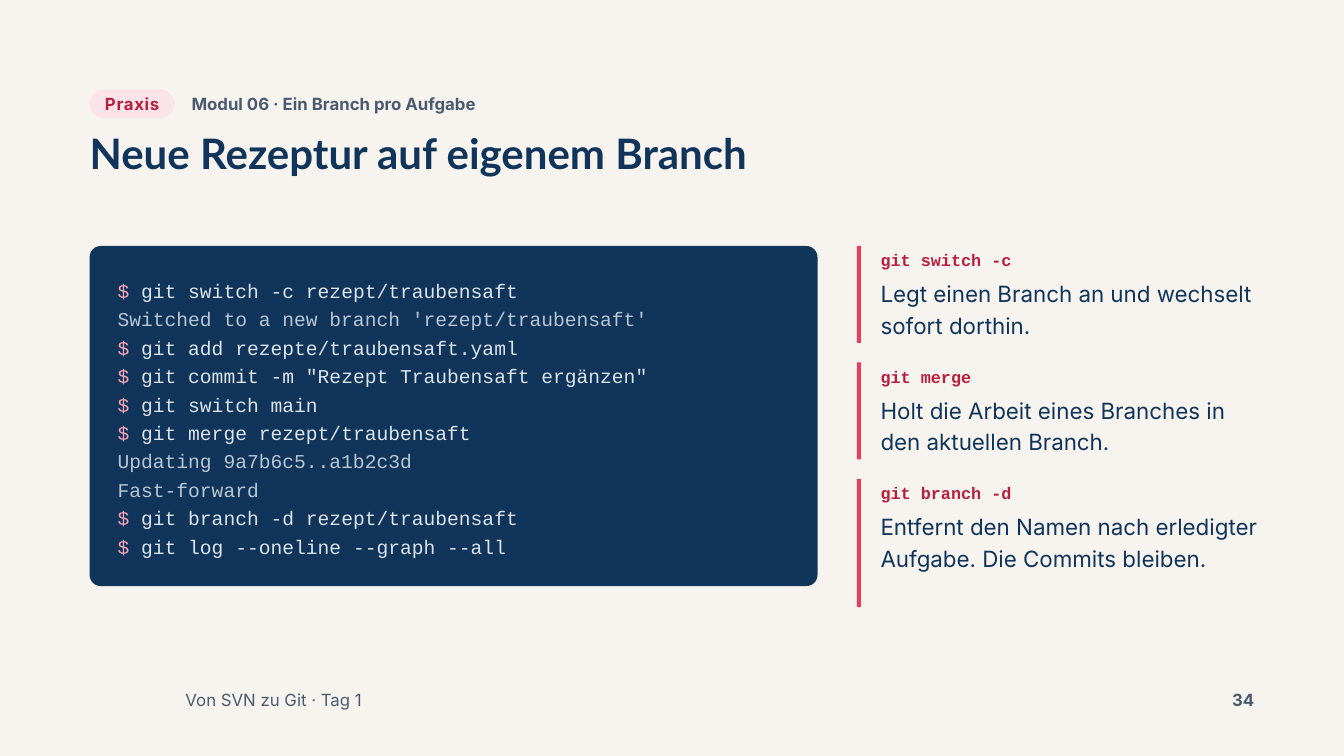
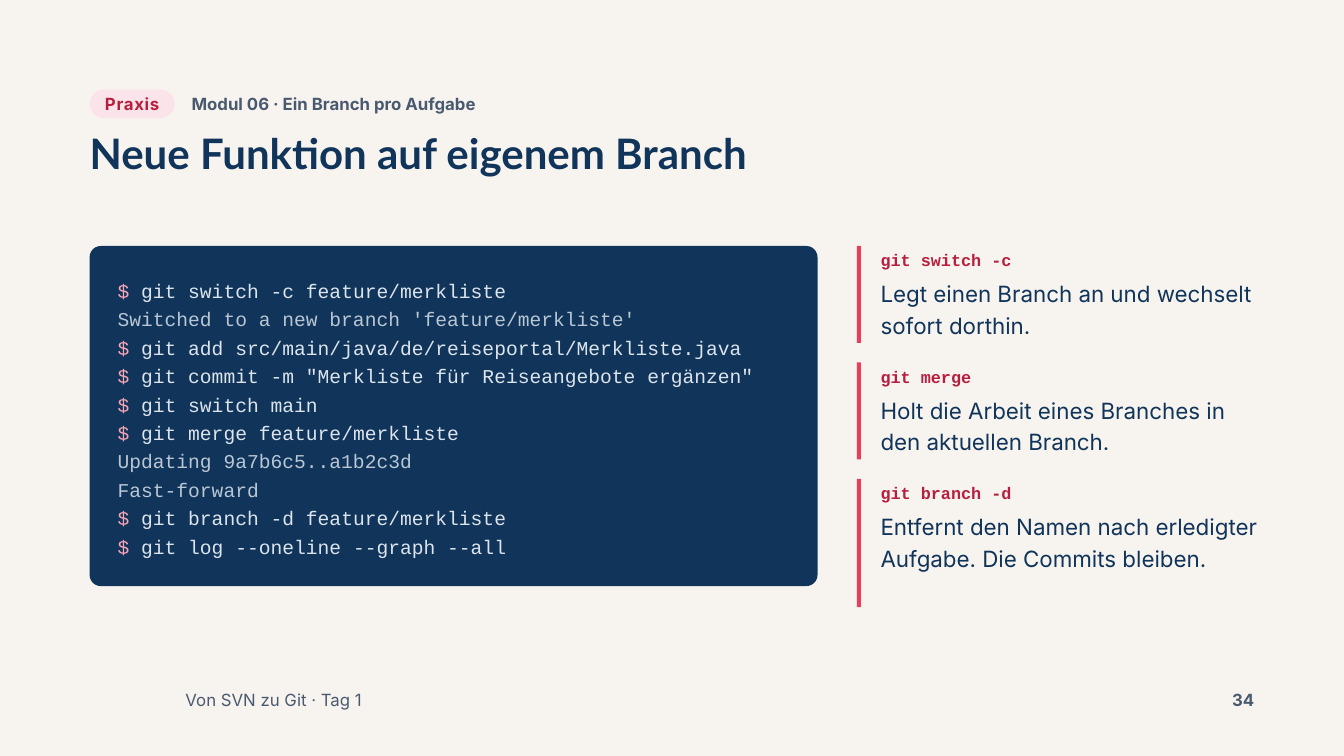
Before and after one commit to AndreasSchoenfeldUser/Von-SVN-zu-Git-Workshop, a slide deck: slide 34 of slides/pptx/tag1.pptx. Drawn at 1344x756 pixels with LibreOffice and Linux fonts; fonts in the diff are those of the drawing; background and template pictures are left out. Boxes give left, top, right and bottom in pixels: in the first picture for what was removed or moved away, otherwise in the second. Text is boxed around its words. In the diff, an @@ line names an element or a change of style, - is before the commit and + after.

```diff
--- a/slides/pptx/tag1.pptx
+++ b/slides/pptx/tag1.pptx
@@ title at box(90, 137, 747, 177): text changed @@
-Neue Rezeptur auf eigenem Branch
+Neue Funktion auf eigenem Branch
@@ text at box(118, 284, 753, 387): text changed @@
-$ git switch -c rezept/traubensaft
-Switched to a new branch 'rezept/traubensaft'
-$ git add rezepte/traubensaft.yaml
-$ git commit -m "Rezept Traubensaft ergänzen"
+$ git switch -c feature/merkliste
+Switched to a new branch 'feature/merkliste'
+$ git add src/main/java/de/reiseportal/Merkliste.java
+$ git commit -m "Merkliste für Reiseangebote ergänzen"
@@ text at box(141, 426, 459, 444): text changed @@
-$ git merge rezept/traubensaft
+$ git merge feature/merkliste
@@ text at box(141, 511, 506, 529): text changed @@
-$ git branch -d rezept/traubensaft
+$ git branch -d feature/merkliste
```
Also in this commit, not shown: 18 other slides changed, 45 other files.
